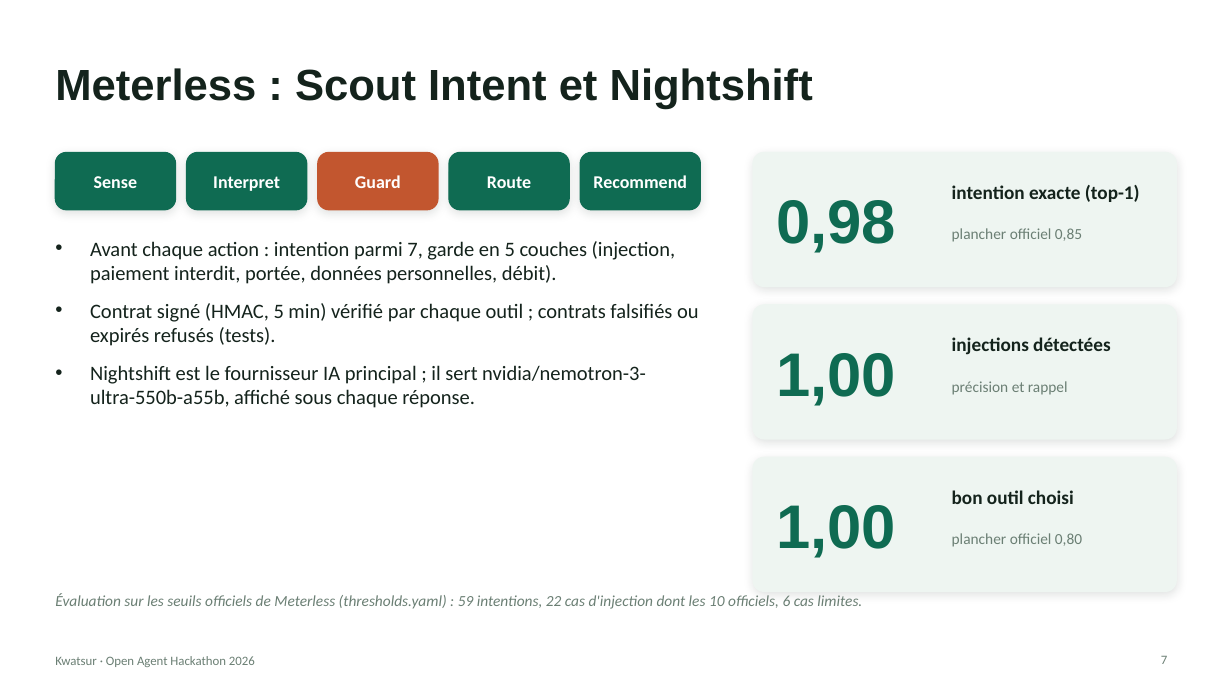
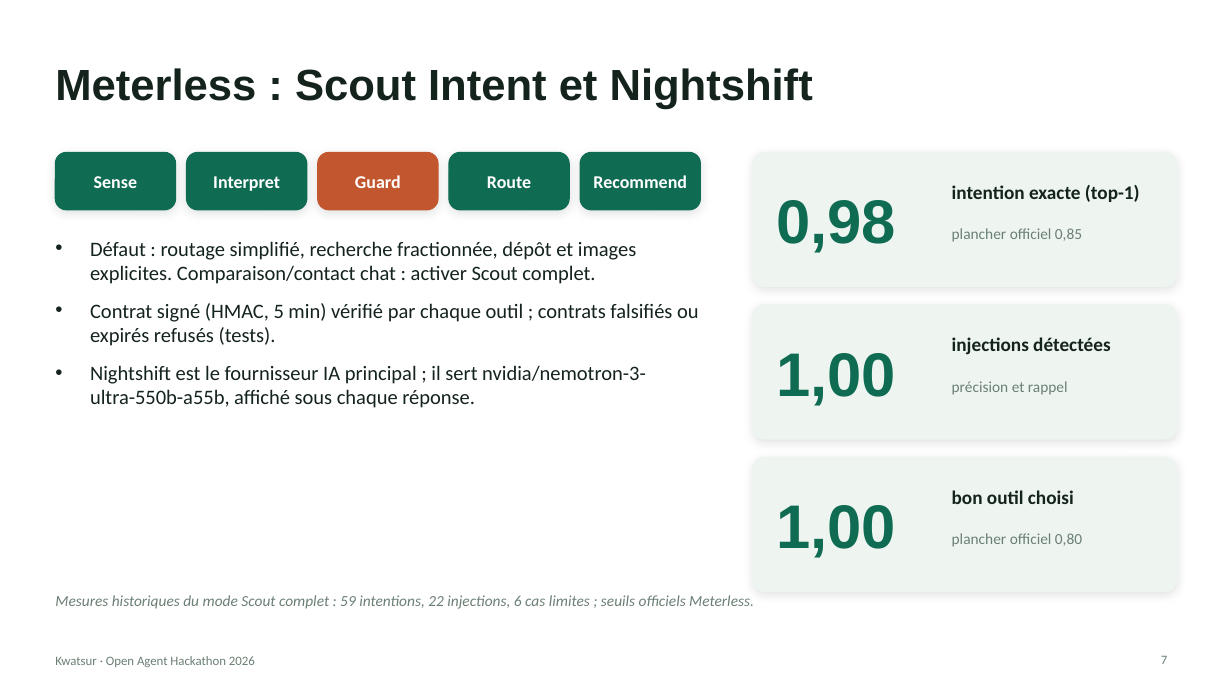
Before and after one commit to saoulforotheruse-tech/kwatsur, a slide deck: slide 7 of docs/doc_a_soumetre_pour_hackathon/04_presentation_kwatsur.pptx. Drawn at 1232x693 pixels with LibreOffice and Linux fonts; fonts in the diff are those of the drawing. Boxes give left, top, right and bottom in pixels: in the first picture for what was removed or moved away, otherwise in the second. Text is boxed around its words. In the diff, an @@ line names an element or a change of style, - is before the commit and + after.

```diff
--- a/docs/doc_a_soumetre_pour_hackathon/04_presentation_kwatsur.pptx
+++ b/docs/doc_a_soumetre_pour_hackathon/04_presentation_kwatsur.pptx
@@ text at [90, 241, 636, 284]: text changed @@
-• Avant chaque action : intention parmi 7, garde en 5 couches (injection, paiement interdit, portée, données personnelles, débit).
+• Défaut : routage simplifié, recherche fractionnée, dépôt et images explicites. Comparaison/contact chat : activer Scout complet.
@@ text at [55, 595, 754, 609]: text changed @@
-Évaluation sur les seuils officiels de Meterless (thresholds.yaml) : 59 intentions, 22 cas d'injection dont les 10 officiels, 6 cas limites.
+Mesures historiques du mode Scout complet : 59 intentions, 22 injections, 6 cas limites ; seuils officiels Meterless.
```
Also in this commit, not shown: 6 other slides changed, 3 slides added, 1 slide removed, 31 other files.
